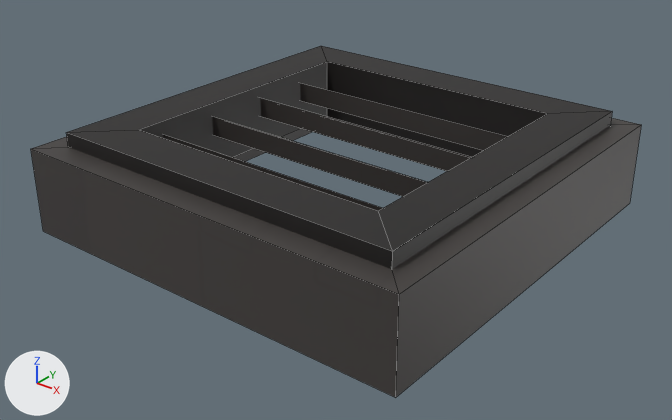
An edit to the FBX model Assets/3D Models/set/gritPit/gritpit.fbx, drawn before and after from the same camera.
Camera for both pictures: a 50 mm lens placed at (1.412, -1.812, 0.948), pointed at (0.022, -0.075, -0.129). The lights are fixed; the arrows at lower left show +X, +Y and +Z. Mesh edges are drawn as thin lines. Where no turn or scale is listed for an object, it has been applied to the vertices.

In view in the first picture: 'gritpit'.
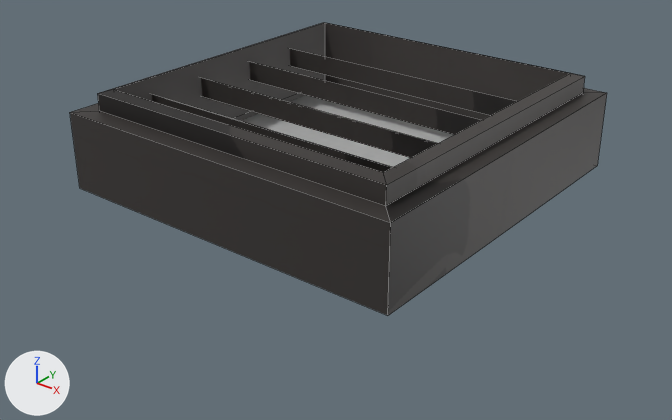
Location of each change, [x1, y1, x2, y2] in pixels of the pictures (672 x 420 px):
'gritpit', reshaped, moved (12% narrower, 17% shorter): before [31, 46, 641, 398]; after [70, 22, 607, 315]
part 1 of me_mesh, rebuilt (12% narrower, 19% shorter): before [31, 118, 641, 398]; after [70, 88, 607, 315]
part 2 of me_mesh, rebuilt (11% narrower, 17% shorter): before [66, 46, 612, 269]; after [98, 22, 585, 206]
part 3 of me_mesh, rebuilt: before [300, 83, 507, 150]; after [290, 49, 517, 115]
part 4 of me_mesh, rebuilt: before [260, 98, 471, 171]; after [249, 62, 481, 135]
part 5 of me_mesh, rebuilt: before [212, 116, 428, 196]; after [201, 78, 438, 158]
part 6 of me_mesh, rebuilt: before [163, 135, 382, 211]; after [152, 95, 393, 172]
part 7 of me_mesh, added: after [241, 95, 454, 167]

The edits, one by one:
Material 'pit_emmissive' (mat_pit_emmissive) is new.
Its base color is (0.5, 0.5, 0.5) (grey #bcbcbc).
me_mesh is used by ob_gritpit; location (0.0, -0.006, -0.045).
Verts and faces of me_mesh; kept vertices keep their numbers, new ones are numbered from 56.
me_mesh had 56 vertices, 48 faces and spanned x -0.572..0.572, y -0.569..0.569, z -0.138..0.138.
me_mesh now has 60 vertices, 41 faces and spans x -0.495..0.495, y -0.493..0.493, z -0.076..0.19.
me_mesh part 1: the loose piece of 16 vertices spanning x -0.572..0.572, y -0.569..0.569, z -0.138..0.098 is rebuilt with 16 vertices and now spans x -0.495..0.495, y -0.493..0.493, z -0.076..0.134.
me_mesh part 2: the loose piece of 16 vertices spanning x -0.508..0.508, y -0.502..0.514, z -0.047..0.138 is rebuilt with 16 vertices and now spans x -0.445..0.445, y -0.439..0.452, z -0.007..0.19.
me_mesh part 3: the loose piece of 6 vertices spanning x -0.477..0.477, y 0.26..0.309, z 0.043..0.1 is rebuilt with 6 vertices and now spans x -0.435..0.437, y 0.256..0.305, z 0.089..0.144.
me_mesh part 4: the loose piece of 6 vertices spanning x -0.477..0.477, y 0.081..0.13, z 0.043..0.1 is rebuilt with 6 vertices and now spans x -0.435..0.437, y 0.08..0.129, z 0.089..0.144.
me_mesh part 5: the loose piece of 6 vertices spanning x -0.477..0.477, y -0.115..-0.065, z 0.043..0.1 is rebuilt with 6 vertices and now spans x -0.435..0.437, y -0.113..-0.065, z 0.089..0.144.
me_mesh part 6: the loose piece of 6 vertices spanning x -0.477..0.477, y -0.294..-0.244, z 0.043..0.1 is rebuilt with 6 vertices and now spans x -0.435..0.437, y -0.29..-0.241, z 0.089..0.144.
Part 7, on me_mesh:
New vertex 56 is at (-0.483, -0.477, -0.037).
New vertex 57 is at (0.483, -0.477, -0.037).
New vertex 58 is at (-0.483, 0.489, -0.037).
New vertex 59 is at (0.483, 0.489, -0.037).
New faces: (56, 57, 59, 58) (mat_pit_emmissive (grey #bcbcbc)).
me_mesh now uses material mat_pit_emmissive (grey #bcbcbc).
Object 'gritpit' (ob_gritpit) moves from (0.0, -0.006, -0.045) to (0.0, -0.006, 0.013).
